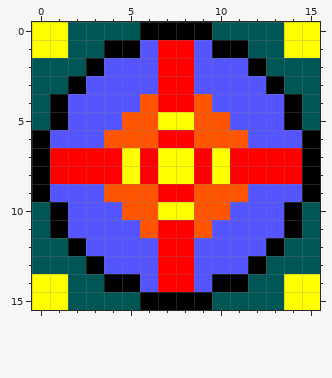
Two versions of one pixel-art sprite, assets/img/proc/sprites/tile_pad_3.png. Above: the version before the commit.
The file is 16x16 pixels.
Once edited:
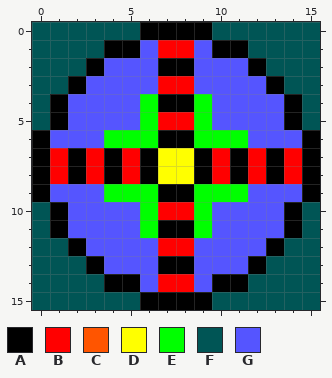
Palette (. is transparent): A #000000  B #ff0000  C #ff5500  D #ffff00  E #00ff00  F #005555  G #5555ff
Message: improve landing pad animation
From old to new:
The edit turns colour B into colour A in row 2 at x 7 to 8; in row 4 at x 7 to 8; in row 6 at x 7 to 8; in rows 7 to 8 at x 2, 4, 6, 9, 11 and 13; in row 9 at x 7 to 8; in row 11 at x 7 to 8.
The edit turns colour B into colour A in row 13 at x 7 to 8.
The edit turns colour D into colour B in row 5 at x 7 to 8; in rows 7 to 8 at x 5 and 10; in row 10 at x 7 to 8.
The edit turns colour C into colour E in rows 4 to 5 at x 6 and 9; in row 6 at x 4 to 6 and 9 to 11; in row 9 at x 4 to 6 and 9 to 11; in rows 10 to 11 at x 6 and 9.
The edit turns colour D into colour F in rows 0 to 1 at x 0 to 1 and 14 to 15; in rows 14 to 15 at x 0 to 1 and 14 to 15.
The edit turns colour C into colour G in row 5 at x 5 and 10; in row 10 at x 5 and 10.
Changed places in both pictures, as pixel boxes (x1, y1, x2, y2):
changed: (32, 22, 320, 310)
